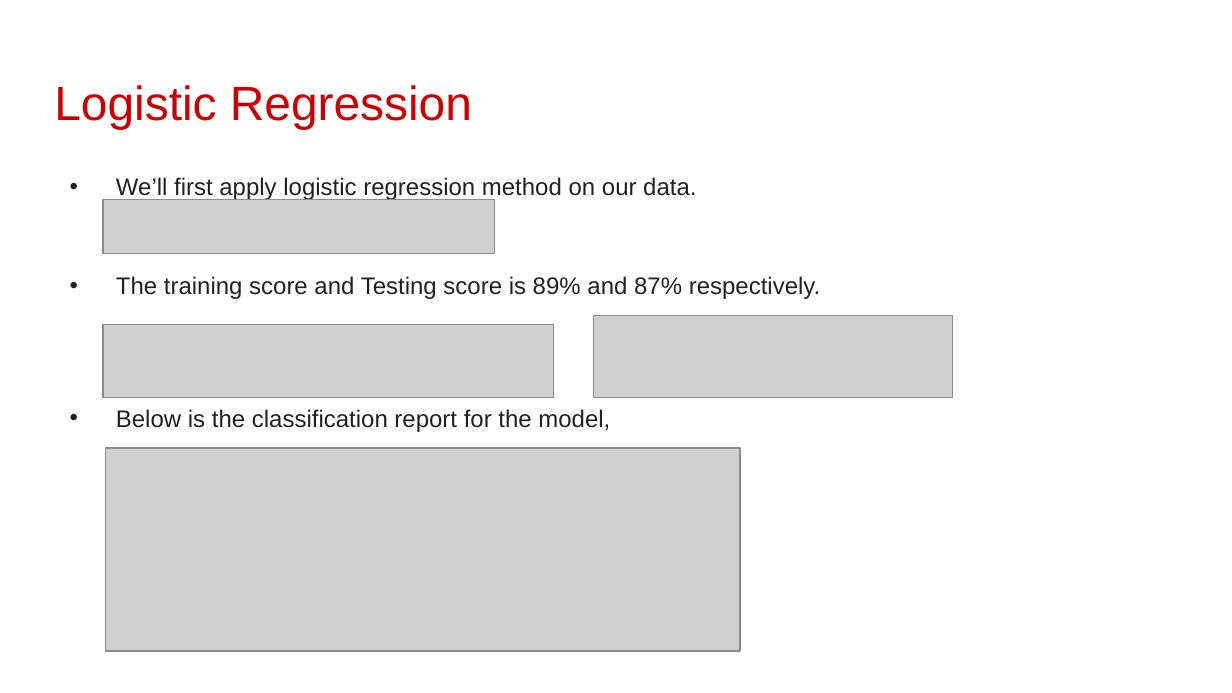
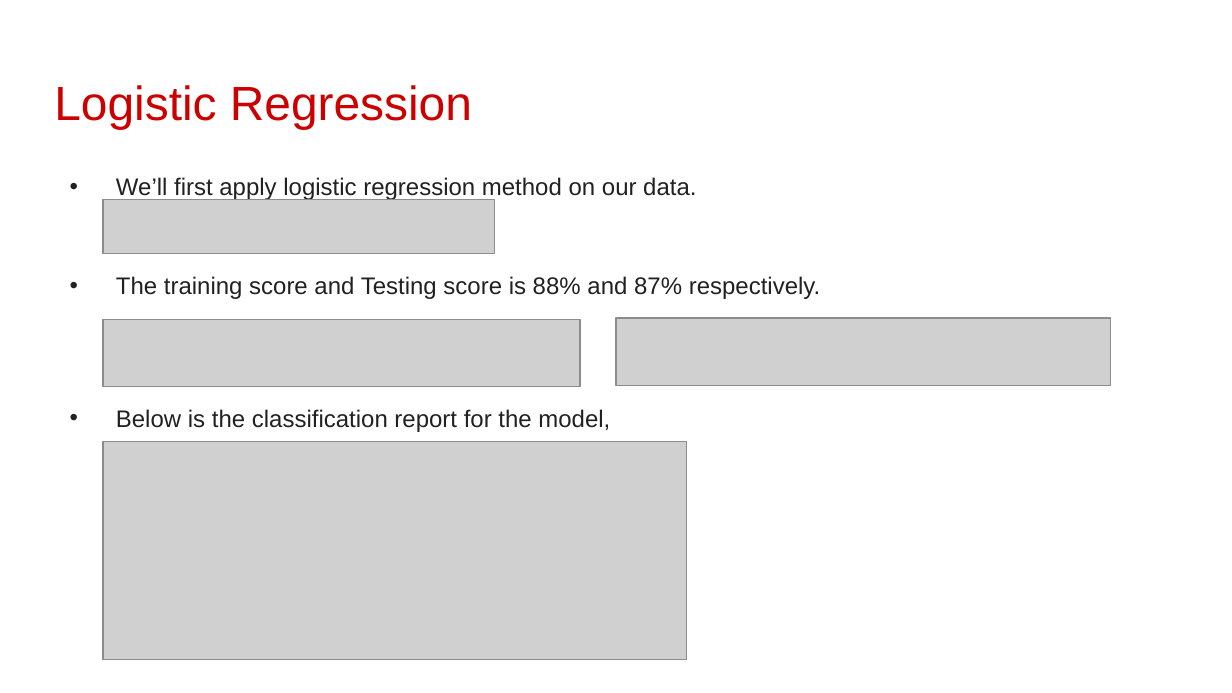
Before and after one commit to Thurab/Company_Bankruptcy_prediction_Classification_usecase, a slide deck: slide 9 of CapstoneProject_Company_Bankruptcy_prediction.pptx. Drawn at 1232x693 pixels with LibreOffice and Linux fonts; fonts in the diff are those of the drawing; grey boxes stand for pictures; background and template pictures are left out. Boxes give left, top, right and bottom in pixels: in the first picture for what was removed or moved away, otherwise in the second. Text is boxed around its words. In the diff, an @@ line names an element or a change of style, - is before the commit and + after.

```diff
--- a/CapstoneProject_Company_Bankruptcy_prediction.pptx
+++ b/CapstoneProject_Company_Bankruptcy_prediction.pptx
@@ text at [116,276,821,299]: text changed @@
-• The training score and Testing score is 89% and 87% respectively.
+• The training score and Testing score is 88% and 87% respectively.
@@ picture: place and size @@
-picture at [103,324,554,397]
+picture at [103,319,580,387]
@@ picture: place and size @@
-picture at [594,315,954,398]
+picture at [616,318,1111,386]
@@ picture: place and size @@
-picture at [106,448,740,652]
+picture at [103,442,687,660]
```
Also in this commit, not shown: 16 other slides changed, 6 slides added, 6 slides removed, 2 other files.
